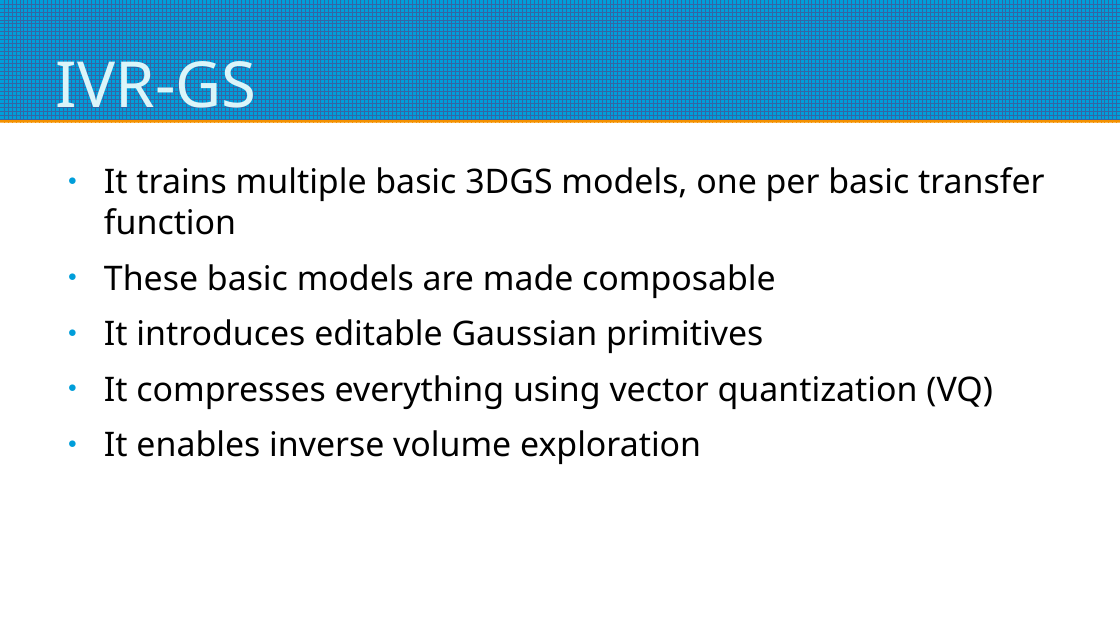
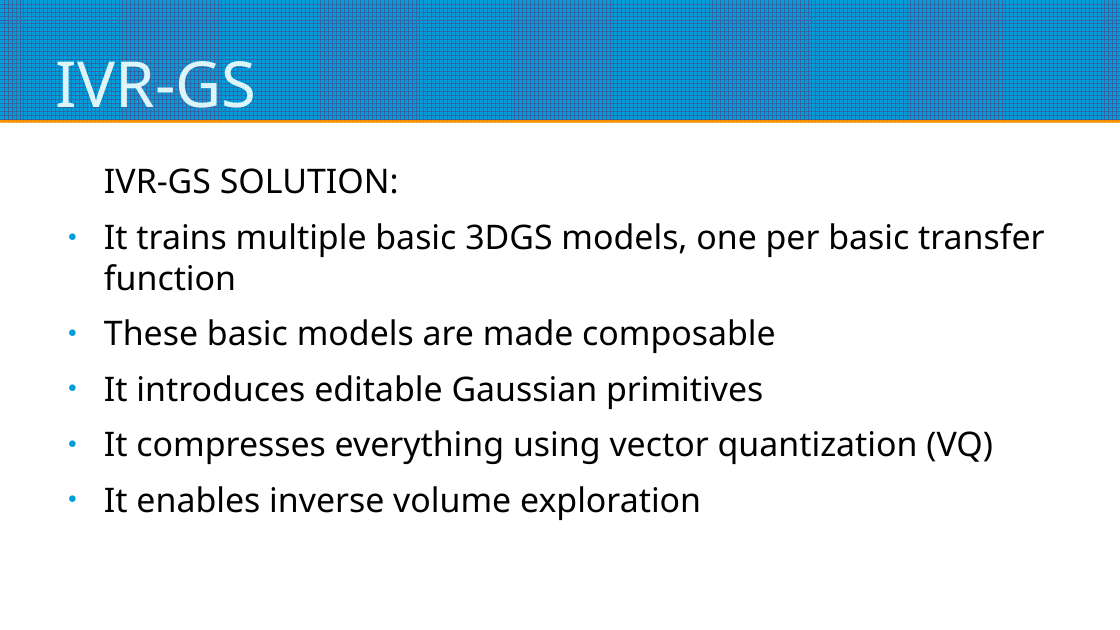
Before and after one commit to carlesmatoses/SV, a slide deck: slide 17 of presentacio/presentacio.odp (slide 14 before the commit). Drawn at 1120x630 pixels with LibreOffice and Linux fonts; fonts in the diff are those of the drawing. Boxes give left, top, right and bottom in pixels: in the first picture for what was removed or moved away, otherwise in the second. Text is boxed around its words. In the diff, an @@ line names an element or a change of style, - is before the commit and + after.

```diff
--- a/presentacio/presentacio.odp
+++ b/presentacio/presentacio.odp
@@ text at (104,168,399,194): paragraph added @@
+IVR-GS SOLUTION:
```
Also in this commit, not shown: 9 other slides changed, 5 slides added, 1 slide removed, 1 other file.
